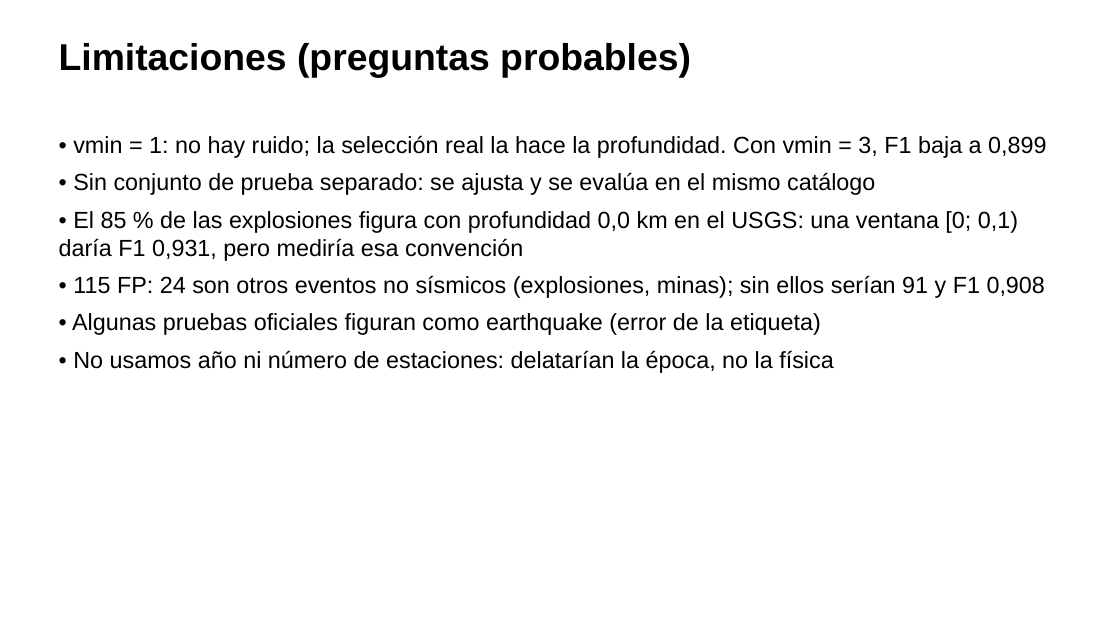
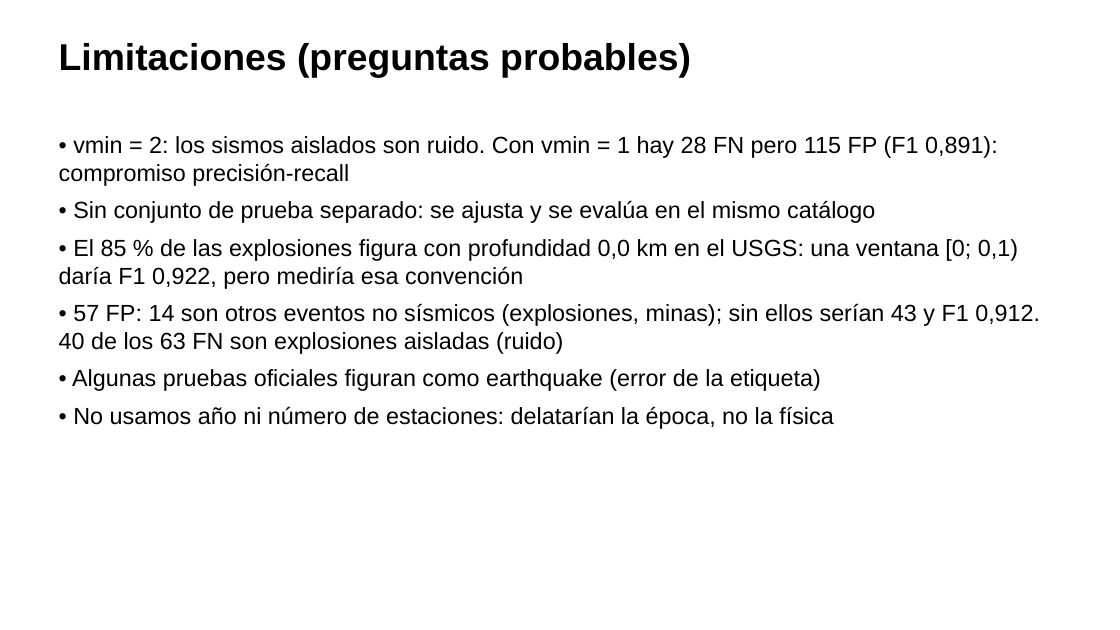
Before and after one commit to ArnauMontull/CPIA-Expo, a slide deck: slide 9 of presentacion/expo_cpia.pptx. Drawn at 1120x630 pixels with LibreOffice and Linux fonts; fonts in the diff are those of the drawing. Boxes give left, top, right and bottom in pixels: in the first picture for what was removed or moved away, otherwise in the second. Text is boxed around its words. In the diff, an @@ line names an element or a change of style, - is before the commit and + after.

```diff
--- a/presentacion/expo_cpia.pptx
+++ b/presentacion/expo_cpia.pptx
@@ text at [59,136,998,186]: text changed @@
-• vmin = 1: no hay ruido; la selección real la hace la profundidad. Con vmin = 3, F1 baja a 0,899
+• vmin = 2: los sismos aislados son ruido. Con vmin = 1 hay 28 FN pero 115 FP (F1 0,891): compromiso precisión-recall
@@ text at [59,239,1040,354]: text changed @@
-• El 85 % de las explosiones figura con profundidad 0,0 km en el USGS: una ventana [0; 0,1) daría F1 0,931, pero mediría esa convención
-• 115 FP: 24 son otros eventos no sísmicos (explosiones, minas); sin ellos serían 91 y F1 0,908
+• El 85 % de las explosiones figura con profundidad 0,0 km en el USGS: una ventana [0; 0,1) daría F1 0,922, pero mediría esa convención
+• 57 FP: 14 son otros eventos no sísmicos (explosiones, minas); sin ellos serían 43 y F1 0,912. 40 de los 63 FN son explosiones aisladas (ruido)
```
Also in this commit, not shown: 2 other slides changed, 12 other files.
